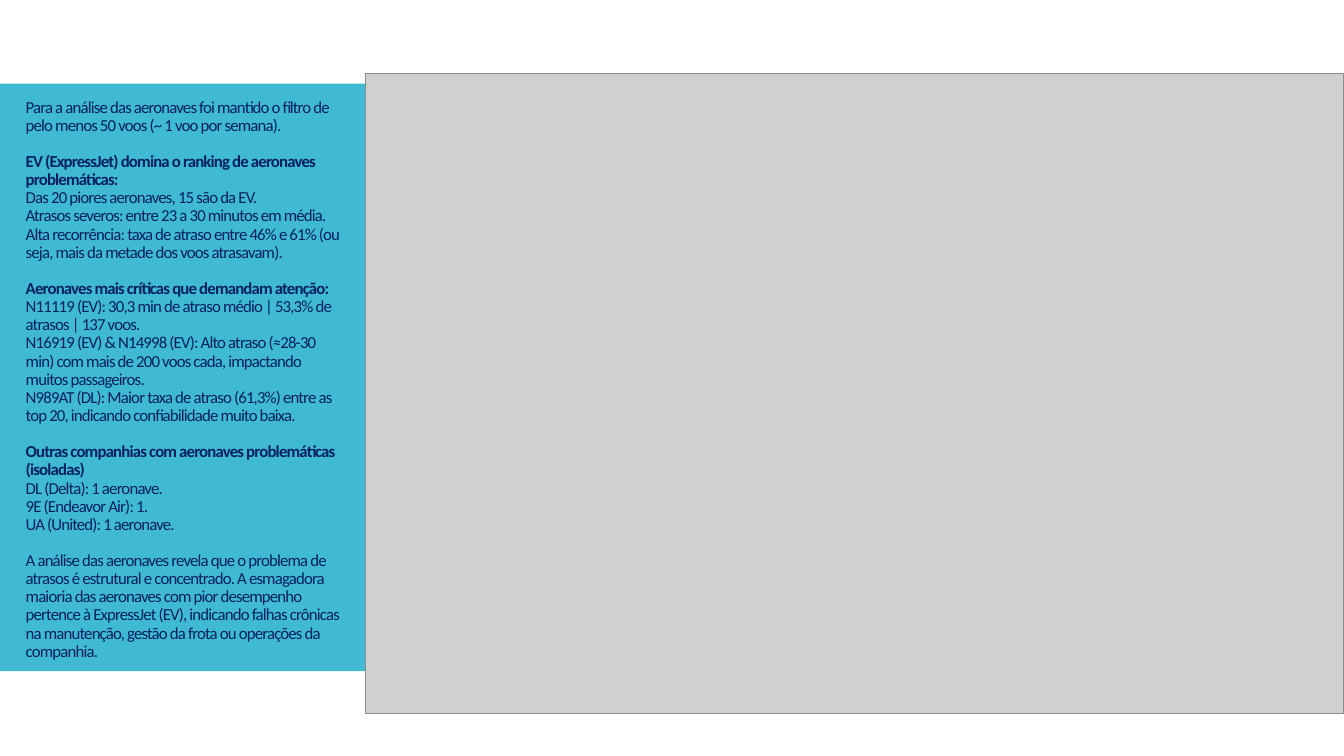
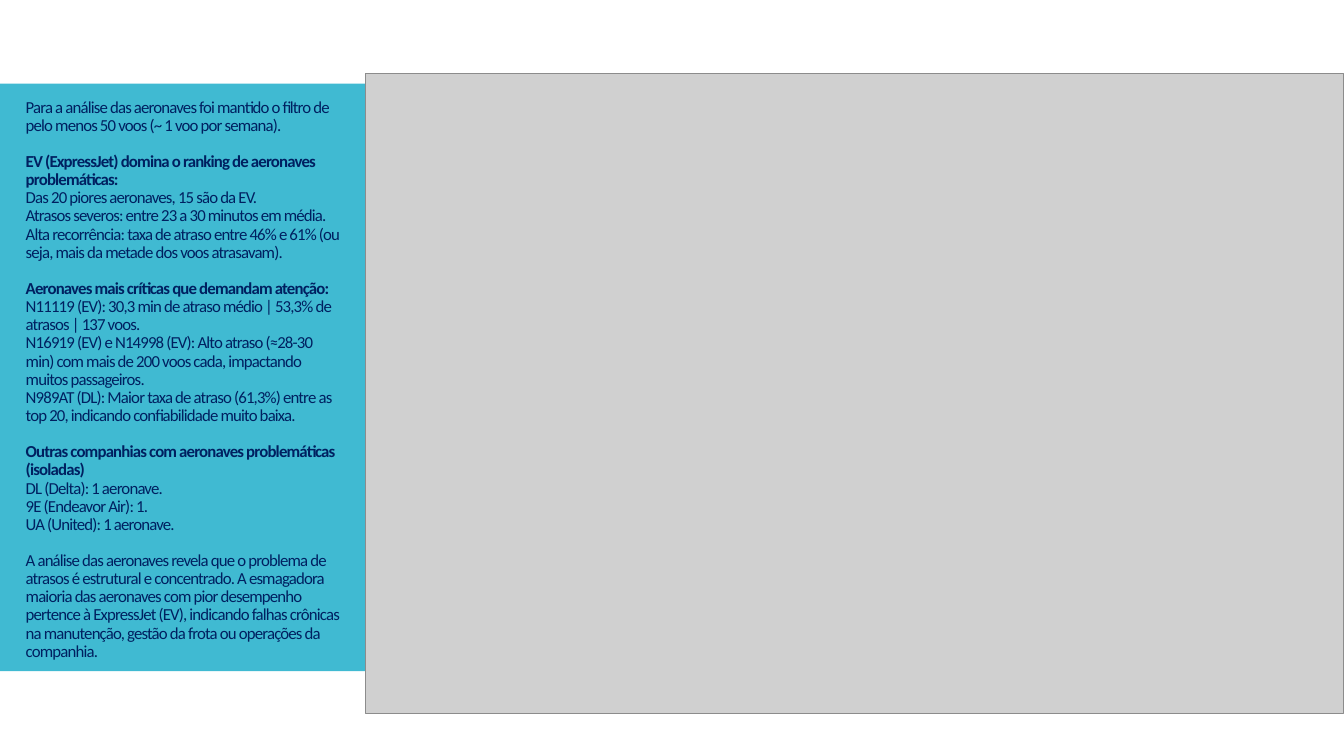
Before and after one commit to lilyansoares-lab/Atrasos_Voos, a slide deck: slide 7 of Análise Exploratoria de Dados - Atrasos Voos.pptx. Drawn at 1344x756 pixels with LibreOffice and Linux fonts; fonts in the diff are those of the drawing; grey boxes stand for pictures. Boxes give left, top, right and bottom in pixels: in the first picture for what was removed or moved away, otherwise in the second. Text is boxed around its words. In the diff, an @@ line names an element or a change of style, - is before the commit and + after.

```diff
--- a/Análise Exploratoria de Dados - Atrasos Voos.pptx
+++ b/Análise Exploratoria de Dados - Atrasos Voos.pptx
@@ title at (x1=26, y1=101, x2=340, y2=660): text changed @@
-Para a análise das aeronaves foi mantido o filtro de pelo menos 50 voos (~ 1 voo por semana).
-EV (ExpressJet) domina o ranking de aeronaves problemáticas:
-Das 20 piores aeronaves, 15 são da EV.
-Atrasos severos: entre 23 a 30 minutos em média.
-Alta recorrência: taxa de atraso entre 46% e 61% (ou seja, mais da metade dos voos atrasavam).
-Aeronaves mais críticas que demandam atenção:
-N11119 (EV): 30,3 min de atraso médio | 53,3% de atrasos | 137 voos.
-N16919 (EV) & N14998 (EV): Alto atraso (≈28-30 min) com mais de 200 voos cada, impactando muitos passageiros.
-N989AT (DL): Maior taxa de atraso (61,3%) entre as top 20, indicando confiabilidade muito baixa.
-Outras companhias com aeronaves problemáticas (isoladas)
-DL (Delta): 1 aeronave.
-9E (Endeavor Air): 1.
-UA (United): 1 aeronave.
-A análise das aeronaves revela que o problema de atrasos é estrutural e concentrado. A esmagadora maioria das aeronaves com pior desempenho pertence à ExpressJet (EV), indicando falhas crônicas na manutenção, gestão da frota ou operações da companhia.
+Para a análise das aeronaves foi mantido o filtro de pelo menos 50 voos (~ 1 voo por semana).
+EV (ExpressJet) domina o ranking de aeronaves problemáticas:
+Das 20 piores aeronaves, 15 são da EV.
+Atrasos severos: entre 23 a 30 minutos em média.
+Alta recorrência: taxa de atraso entre 46% e 61% (ou seja, mais da metade dos voos atrasavam).
+Aeronaves mais críticas que demandam atenção:
+N11119 (EV): 30,3 min de atraso médio | 53,3% de atrasos | 137 voos.
+N16919 (EV) e N14998 (EV): Alto atraso (≈28-30 min) com mais de 200 voos cada, impactando muitos passageiros.
+N989AT (DL): Maior taxa de atraso (61,3%) entre as top 20, indicando confiabilidade muito baixa.
+Outras companhias com aeronaves problemáticas (isoladas)
+DL (Delta): 1 aeronave.
+9E (Endeavor Air): 1.
+UA (United): 1 aeronave.
+A análise das aeronaves revela que o problema de atrasos é estrutural e concentrado. A esmagadora maioria das aeronaves com pior desempenho pertence à ExpressJet (EV), indicando falhas crônicas na manutenção, gestão da frota ou operações da companhia.
```
Also in this commit, not shown: 4 other slides changed.
